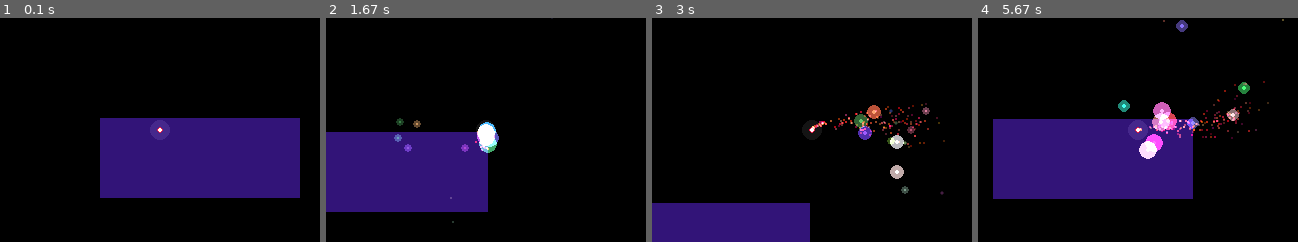
Above: before the commit, frames 1-4 (left to right).
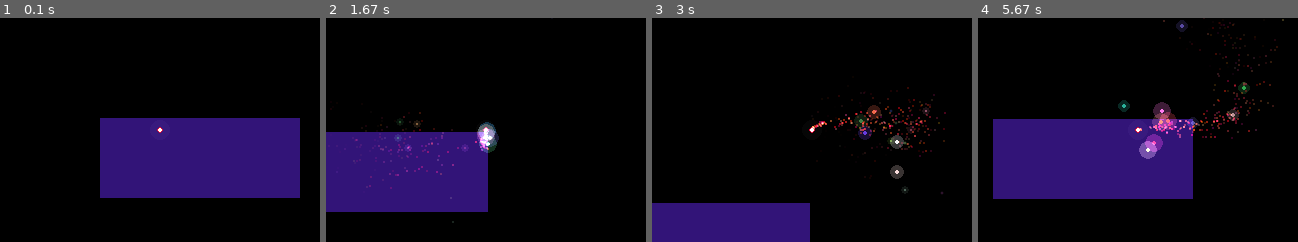
Above: after the commit, the same moments.

Repository: JerryLin1/PyGameShenanigans
Game: pygame game, started from test_game/main.py
The game is run twice, just before and just after one commit, with the same random seed, the same clock (stepped at 60 frames per second) and the same inputs.
Inputs (mouse positions are in pixels of both pictures, inside the frame that each line leads up to):
- Up to frame 1 (0.1 s): no input
- Up to frame 2 (1.67 s): tap Space at 0.33, 0.73, 1.03, 1.57 s; hold D 0.67-1.13 s; click (588, 123) at 1.22 s; hold W from 1.5 s (still down); move the mouse to (486, 143) at 1.53 s
- Up to frame 3 (3 s): release W at 1.8 s; hold D 1.83-2.3 s; tap Space at 1.9, 2.2, 2.4, 2.7, 2.97 s; hold A 2.33-2.87 s; hold S from 2.9 s (still down)
- Up to frame 4 (5.67 s): release S at 3.2 s; hold A 3.23-3.63 s; tap Space at 3.3, 3.6, 3.73, 4.13, 4.43, 4.8, 5.2, 5.5 s; hold W 3.67-4.03 s; hold D 4.07-4.7 s; hold S 4.73-5.1 s; hold A 5.13-5.6 s; hold D from 5.63 s (still down)

The runs differ from the first frame. In frame 2, 1.3% of the frame differs, in the area x 9-55%, y 41-77%; in frame 3, 1.9%; in frame 4, 2.6%, in the area x 43-96%, y 0-63%.

Commit message:
light improvements

Diff:
--- a/test_game/helpers.py
+++ b/test_game/helpers.py
@@ -124,3 +124,9 @@
     def toggle_active(self):
         self.is_active = not self.is_active
         return self.is_active
+
+class Light:
+    def __init__(self, radius, strength=0.3, color=None):
+        self.radius = radius
+        self.strength = strength
+        self.color = color
--- a/test_game/particles.py
+++ b/test_game/particles.py
@@ -52,19 +52,31 @@
     def draw_light(self, surface):
         for light in self.lights:
             if Particle.SCALE_SIZE_LIFETIME in self.flags:
-                urad = self.lf * light
+                urad = self.lf * light.radius
             else:
-                urad = light
+                urad = light.radius
             if Particle.LIGHT_FLICKER in self.flags:
                 urad = 0.2 * math.sin(0.005 * self.time_since_spawn) + urad
                 if urad < 0:
                     urad = 0
 
+            # Handles when particle size is very small.
+            # TODO: Change to make it draw a pixel instead
+            if urad < 1:
+                urad = 1
+
+            if light.color is None:
+                c = self.color
+            else:
+                c = light.color
             if Particle.SCALE_ALPHA_LIFETIME in self.flags:
-                c = self.color
-                ucol = (c[0] * self.lf, c[1] * self.lf, c[2] * self.lf)
+                ucol = (c[0] * self.lf * light.strength,
+                        c[1] * self.lf * light.strength,
+                        c[2] * self.lf * light.strength)
             else:
-                ucol = self.color
+                ucol = (c[0] * light.strength,
+                        c[1] * light.strength,
+                        c[2] * light.strength)
 
             draw_circle(surface, ucol, self.position, urad,
                         light=True)
@@ -86,11 +98,16 @@
         self.radius = radius
 
     def draw(self, surface):
-        if not Particle.MAIN_DRAW_DISABLED in self.flags:
+        if Particle.MAIN_DRAW_DISABLED not in self.flags:
             if Particle.SCALE_SIZE_LIFETIME in self.flags:
                 urad = math.ceil(self.lf * self.radius)
             else:
                 urad = self.radius
+
+            # Very small handling, change to pixcel
+            if urad < 1:
+                urad = 1
+
             if Particle.SCALE_ALPHA_LIFETIME in self.flags:
                 ucol = self.color + (255 * self.lf,)
             else:
--- a/test_game/player.py
+++ b/test_game/player.py
@@ -7,7 +7,7 @@
 from init import init_entity
 from test_game import init
 from test_game.helpers import draw_circle, kill, copy_vector2, \
-    get_random_color, get_mouse_pos_global
+    get_random_color, get_mouse_pos_global, draw_rect, Light
 from test_game.entity import Entity
 from test_game.helpers import random_vector2, Timer
 from test_game.particles import Particle, ParticleCircle
@@ -28,7 +28,9 @@
         self.light = Particle(position=self.position,
                               color=(20, 20, 20),
                               lifespan=-1,
-                              lights=[10],
+                              lights=[
+                                  Light(10)
+                              ],
                               flags=[Particle.LIGHT_FLICKER,
                                      Particle.MAIN_DRAW_DISABLED])
         init_entity(self.light)
@@ -80,7 +82,9 @@
                                                         100),
                                  lifespan=1000,
                                  vel=vector,
-                                 lights=[2],
+                                 lights=[
+                                     Light(2, 0.8)
+                                 ],
                                  flags=[
                                      Particle.SCALE_ALPHA_LIFETIME,
                                      Particle.SCALE_SIZE_LIFETIME,
@@ -96,6 +100,9 @@
         init_entity(ParticleCircle(position=copy_vector2(self.position),
                                    color=(255, 255, 255),
                                    radius=1,
+                                   lights=[
+                                       Light(4)
+                                   ],
                                    lifespan=5000,
                                    vel=diff_vec))
 
@@ -127,7 +134,9 @@
                                    lifespan=1000,
                                    vel=vector,
                                    # accel=Vector2(0, 10),
-                                   lights=[10],
+                                   lights=[
+                                       Light(10)
+                                   ],
                                    flags=[
                                        Particle.SCALE_SIZE_LIFETIME,
                                        Particle.SCALE_ALPHA_LIFETIME
